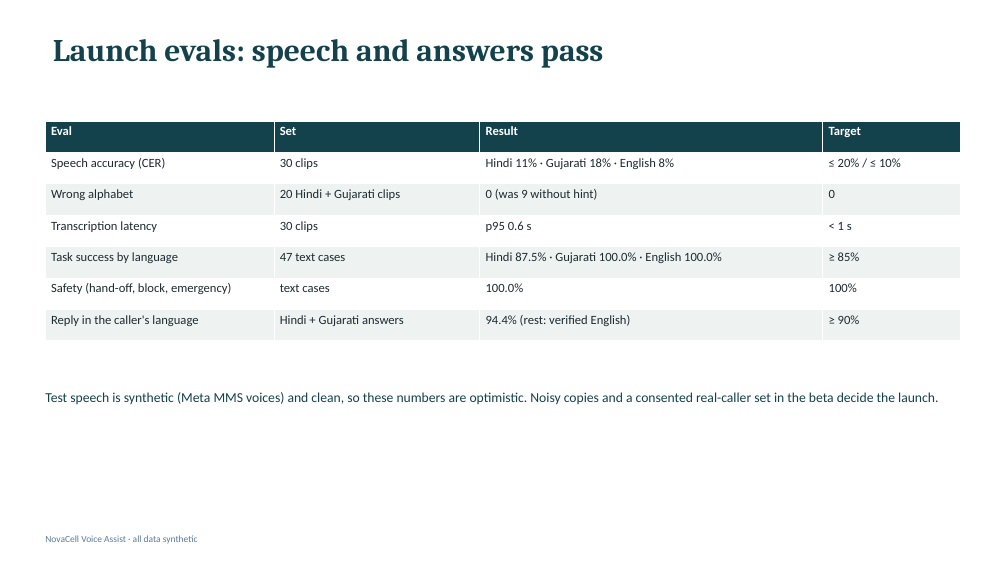
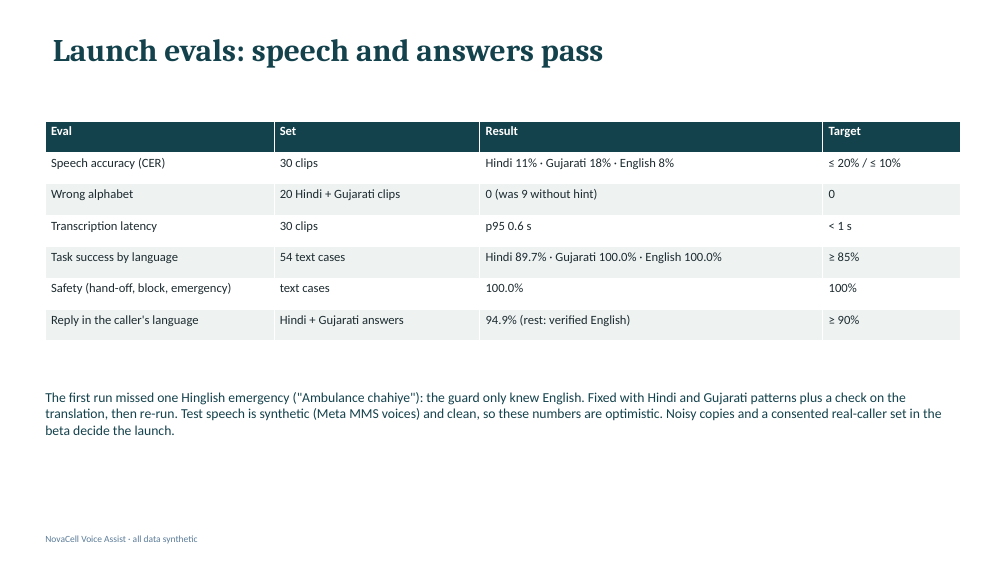
Before and after one commit to ashokburasiya93/novacell-voice-assist, a slide deck: slide 12 of deliverables/6. Presentation - NovaCell Voice Assist.pptx. Drawn at 1008x567 pixels with LibreOffice and Linux fonts; fonts in the diff are those of the drawing. Boxes give left, top, right and bottom in pixels: in the first picture for what was removed or moved away, otherwise in the second. Text is boxed around its words. In the diff, an @@ line names an element or a change of style, - is before the commit and + after.

```diff
--- a/deliverables/6. Presentation - NovaCell Voice Assist.pptx
+++ b/deliverables/6. Presentation - NovaCell Voice Assist.pptx
@@ table at [45, 121, 960, 341] @@
-row 5, column 2: 47 text cases
+row 5, column 2: 54 text cases
-row 5, column 3: Hindi 87.5% · Gujarati 100.0% · English 100.0%
+row 5, column 3: Hindi 89.7% · Gujarati 100.0% · English 100.0%
-row 7, column 3: 94.4% (rest: verified English)
+row 7, column 3: 94.9% (rest: verified English)
@@ text at [45, 392, 942, 435]: text changed @@
-Test speech is synthetic (Meta MMS voices) and clean, so these numbers are optimistic. Noisy copies and a consented real-caller set in the beta decide the launch.
+The first run missed one Hinglish emergency ("Ambulance chahiye"): the guard only knew English. Fixed with Hindi and Gujarati patterns plus a check on the translation, then re-run. Test speech is synthetic (Meta MMS voices) and clean, so these numbers are optimistic. Noisy copies and a consented real-caller set in the beta decide the launch.
```
Also in this commit, not shown: 1 other slide changed, 7 other files.
